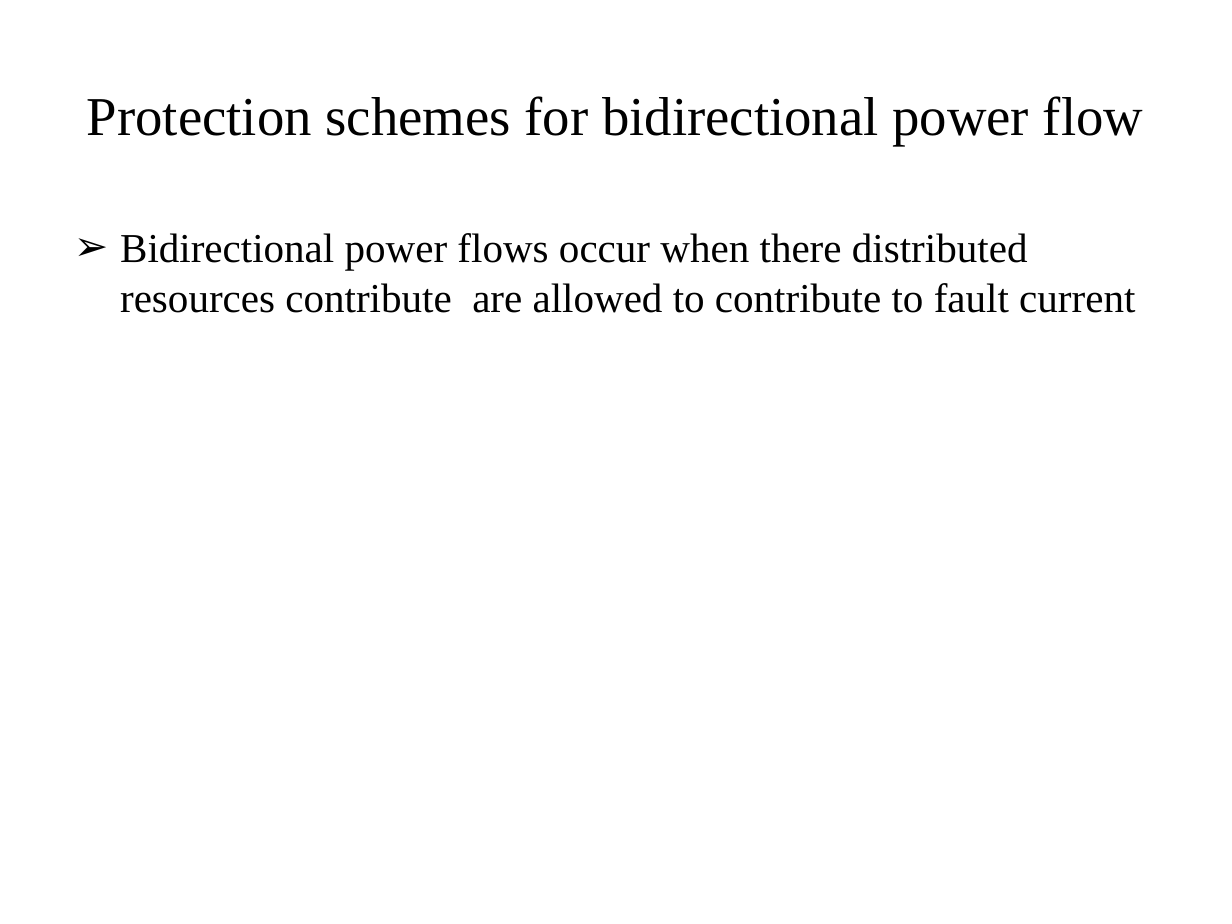
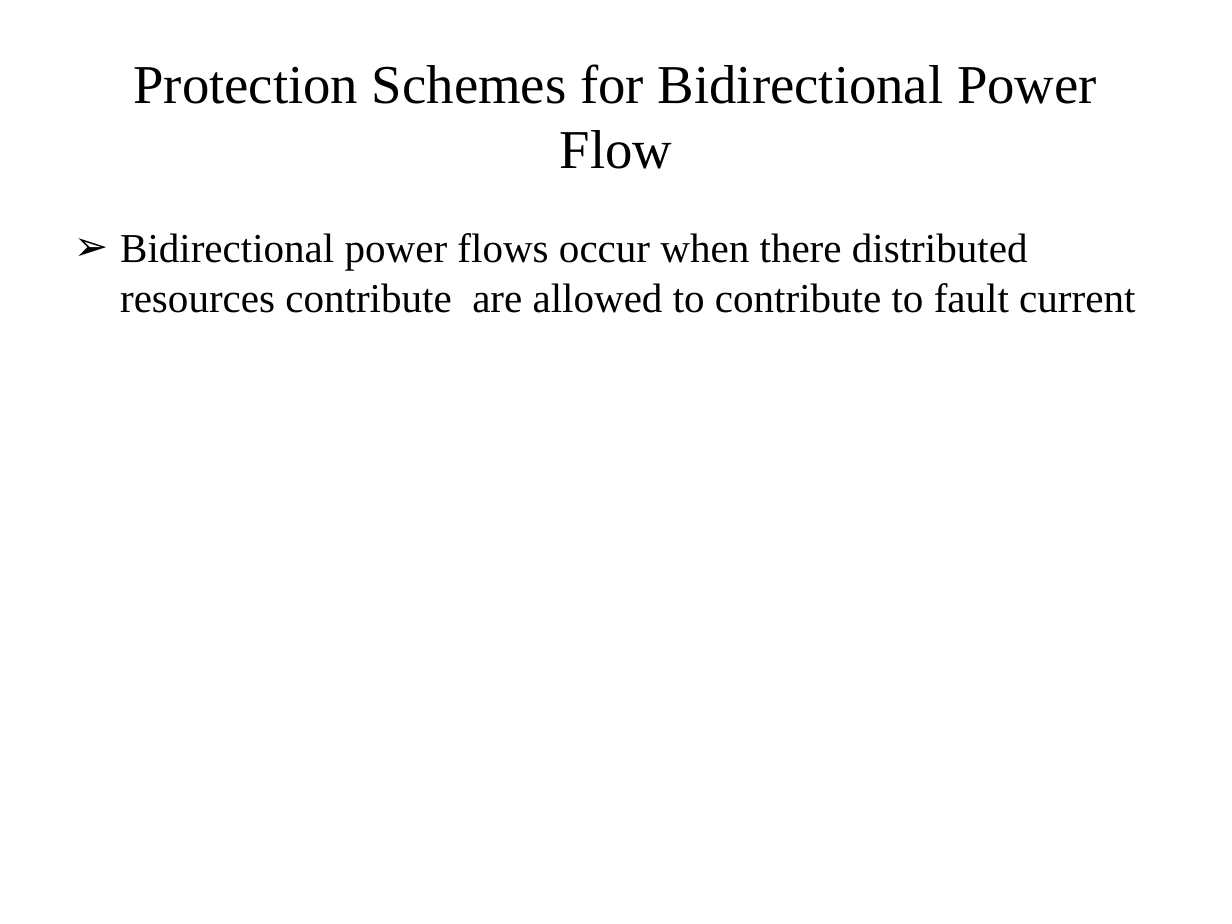
Before and after one commit to gridlab-d/course, a slide deck: slide 33 of University of Washington Class/Module 9 - Automated switching and reconfiguration.pptx. Drawn at 1232x924 pixels with LibreOffice and Linux fonts; fonts in the diff are those of the drawing. Boxes give left, top, right and bottom in pixels: in the first picture for what was removed or moved away, otherwise in the second. Text is boxed around its words. In the diff, an @@ line names an element or a change of style, - is before the commit and + after.

Commit message:
Changes to module 9 for wording and clarity

```diff
--- a/University of Washington Class/Module 9 - Automated switching and reconfiguration.pptx
+++ b/University of Washington Class/Module 9 - Automated switching and reconfiguration.pptx
@@ title at box(133, 64, 1097, 169): text changed @@
-Protection schemes for bidirectional power flow
+Protection Schemes for Bidirectional Power Flow
```
Also in this commit, not shown: 21 other slides changed.
